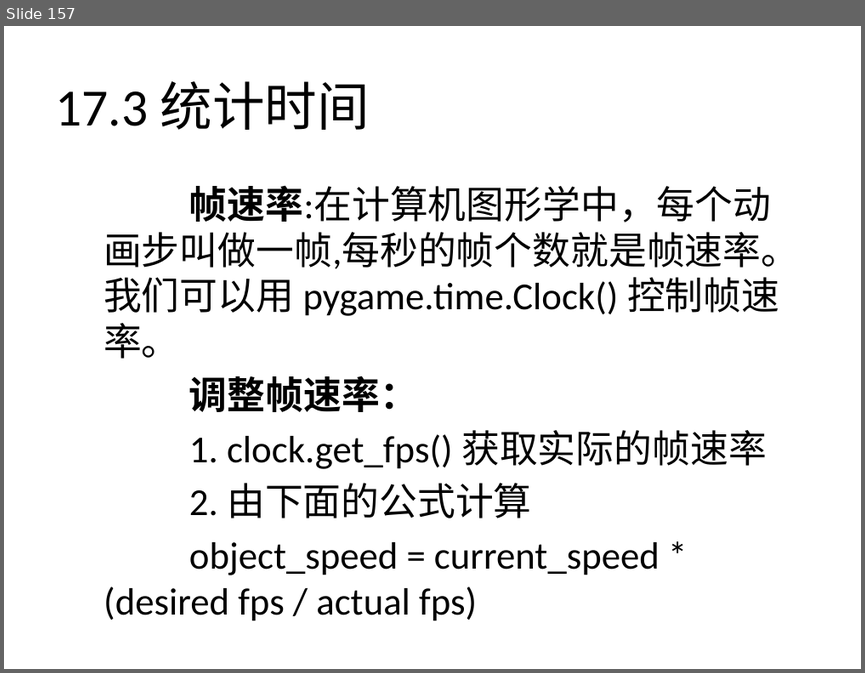
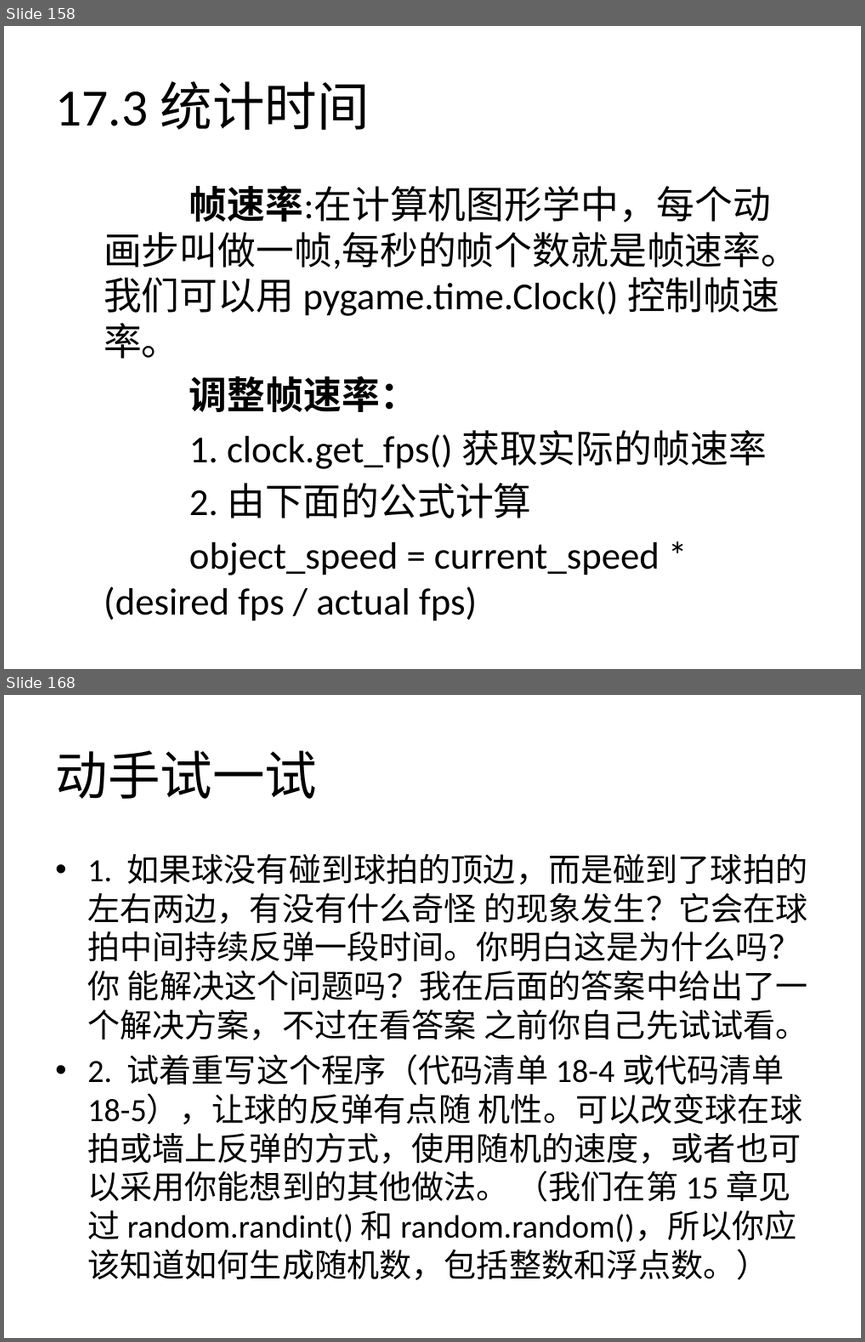
Before and after one commit to zhinan18/Python3, a slide deck: readme/Python3.pptx. Shown one above the other, each under a label of ours: slide 157 before the commit, slides 158 and 168 after it; the slides between them are not shown. The pictures are 865x673 and 865x1342 pixels, drawn with LibreOffice and Linux fonts; fonts in the diff are those of the drawing. Boxes give left, top, right and bottom in pixels: in the first picture for what was removed or moved away, otherwise in the second. Text is boxed around its words. In the diff, an @@ line names an element or a change of style, - is before the commit and + after.

```diff
--- a/readme/Python3.pptx
+++ b/readme/Python3.pptx
@@ slide 168 added at [4,695,861,1338], background #FFFFFF @@
@@ title added at [55,750,317,799], 44 pt, text #000000 @@
+动手试一试
@@ text added at [87,854,808,1280], 27.2 pt, text #000000 @@
+• 1. 如果球没有碰到球拍的顶边，而是碰到了球拍的左右两边，有没有什么奇怪 的现象发生？它会在球拍中间持续反弹一段时间。你明白这是为什么吗？你 能解决这个问题吗？我在后面的答案中给出了一个解决方案，不过在看答案 之前你自己先试试看。
+• 2. 试着重写这个程序（代码清单 18-4 或代码清单 18-5），让球的反弹有点随 机性。可以改变球在球拍或墙上反弹的方式，使用随机的速度，或者也可 以采用你能想到的其他做法。 （我们在第 15 章见过 random.randint() 和 random.random()，所以你应该知道如何生成随机数，包括整数和浮点数。）
@@ what was slide 157 is now slide 158 @@
```
Also in this commit, not shown: 2 slides changed, 9 other slides added, 7 other files.
